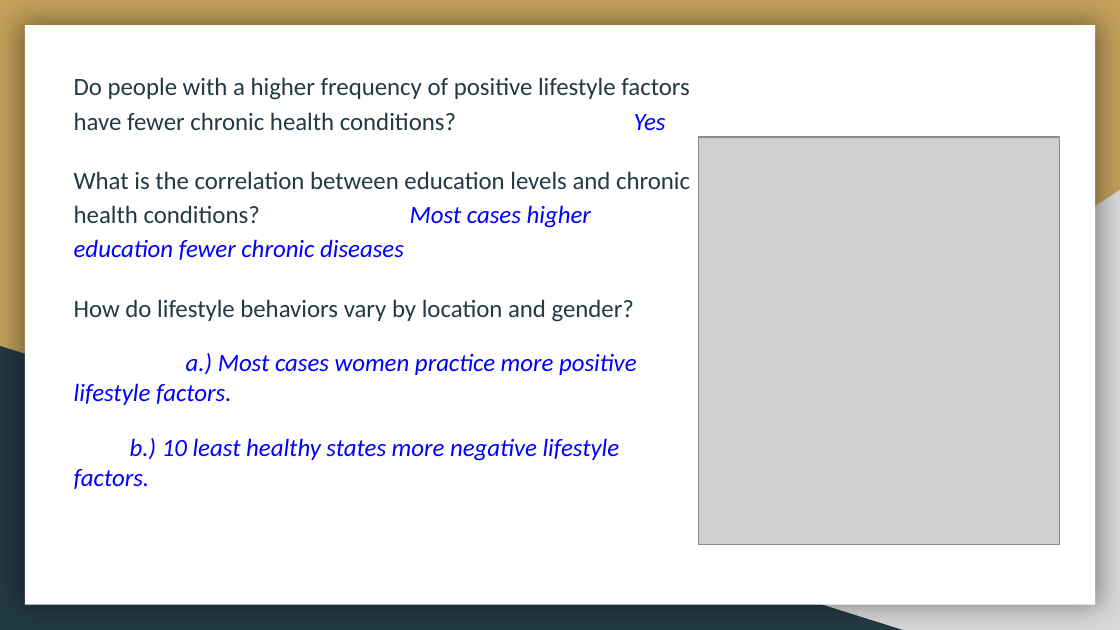
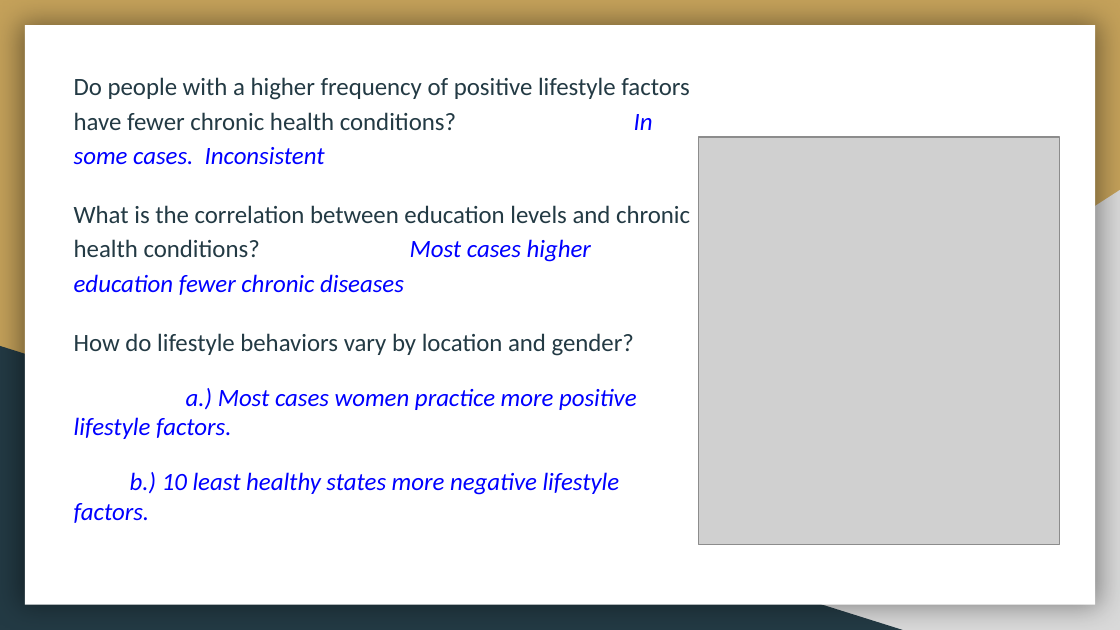
Before and after one commit to ic2019/groupb_project1, a slide deck: slide 16 of BRFSS.pptx. Drawn at 1120x630 pixels with LibreOffice and Linux fonts; fonts in the diff are those of the drawing; grey boxes stand for pictures. Boxes give left, top, right and bottom in pixels: in the first picture for what was removed or moved away, otherwise in the second. Text is boxed around its words. In the diff, an @@ line names an element or a change of style, - is before the commit and + after.

Commit message:
Adding PPT

```diff
--- a/BRFSS.pptx
+++ b/BRFSS.pptx
@@ text at (x1=74, y1=77, x2=690, y2=165): text changed @@
-Do people with a higher frequency of positive lifestyle factors have fewer chronic health conditions? Yes
+Do people with a higher frequency of positive lifestyle factors have fewer chronic health conditions? In some cases. Inconsistent
```
